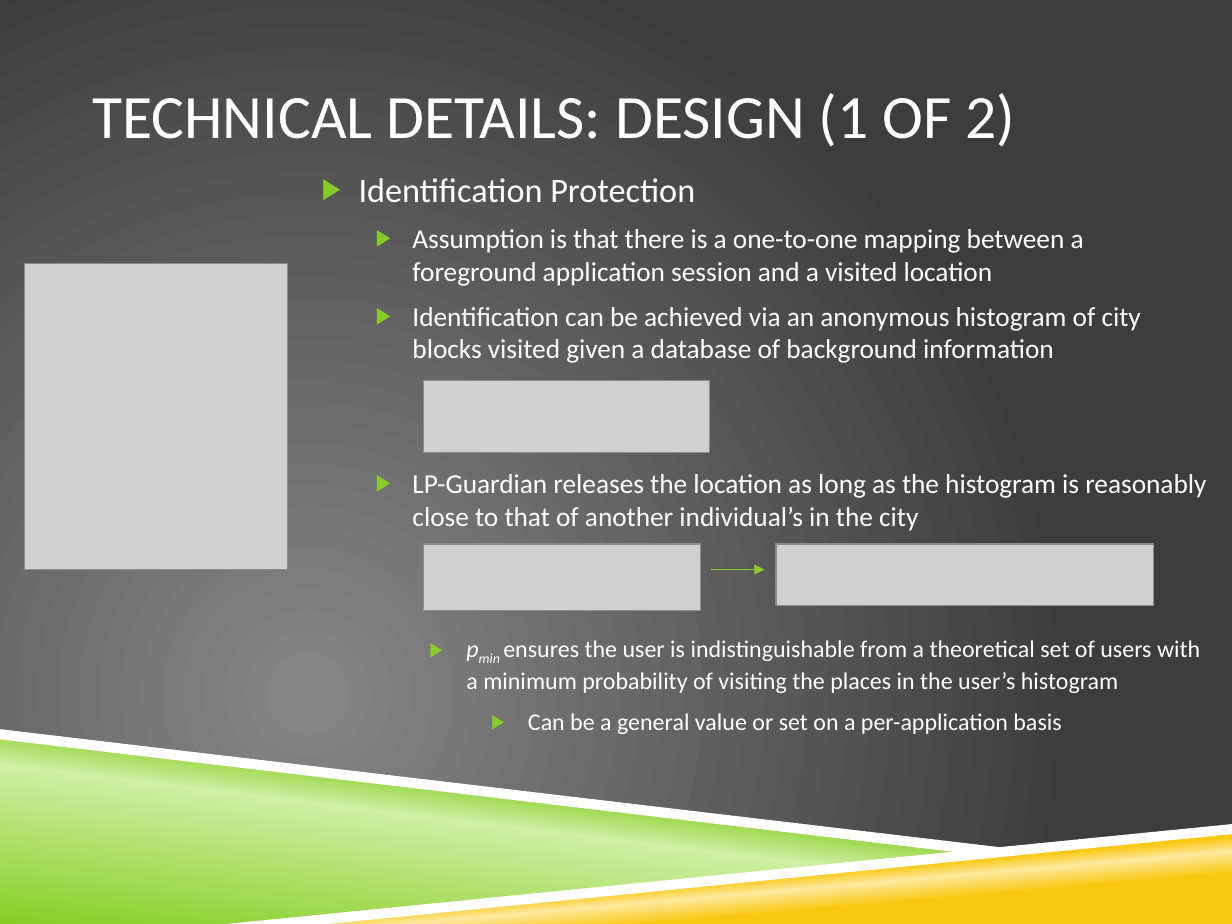
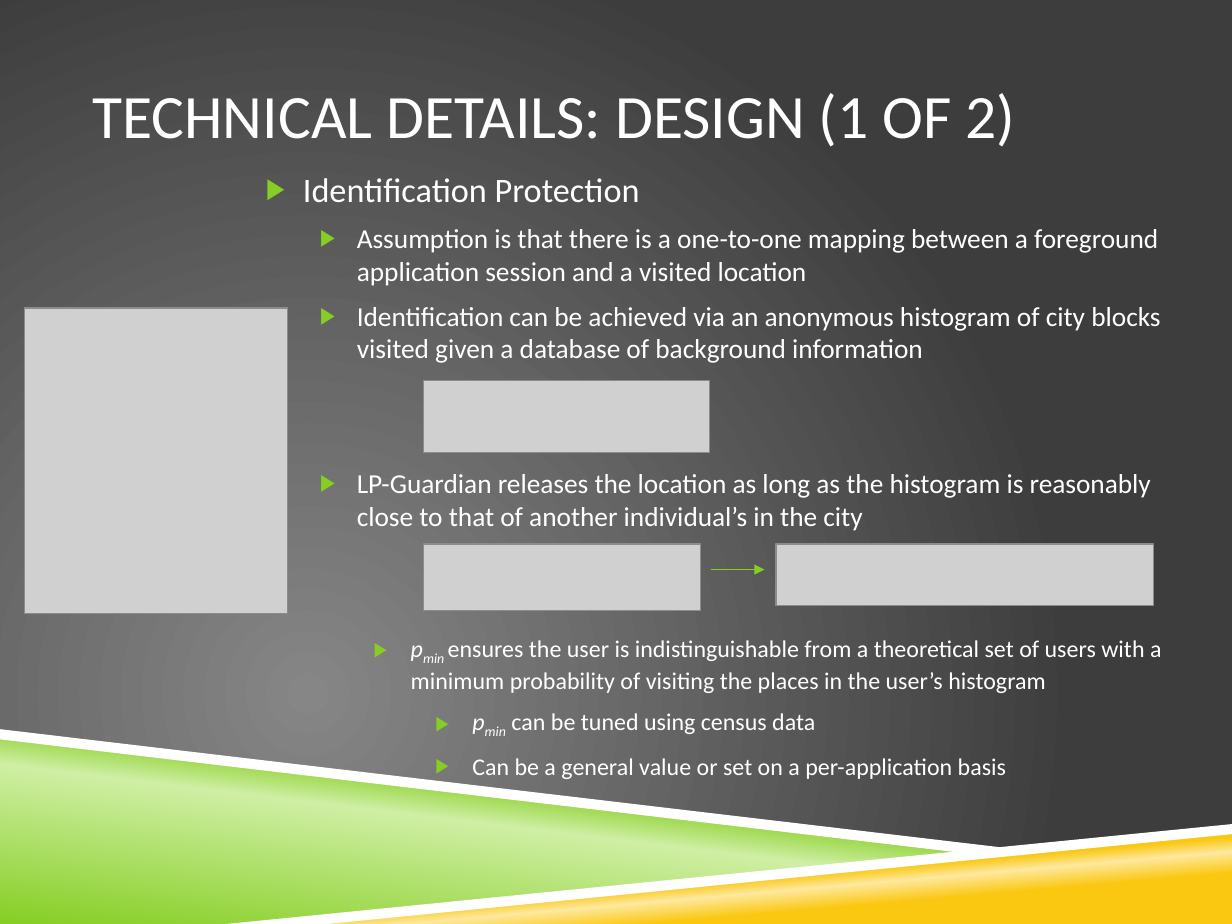
Before and after one commit to vfasburg/cse_825, a slide deck: slide 8 of PaperPresentation/Paper_Presentation_Fasburg_Reiff_Thomas.pptx (slide 7 before the commit). Drawn at 1232x924 pixels with LibreOffice and Linux fonts; fonts in the diff are those of the drawing; grey boxes stand for pictures; background and template pictures are left out. Boxes give left, top, right and bottom in pixels: in the first picture for what was removed or moved away, otherwise in the second. Text is boxed around its words. In the diff, an @@ line names an element or a change of style, - is before the commit and + after.

```diff
--- a/PaperPresentation/Paper_Presentation_Fasburg_Reiff_Thomas.pptx
+++ b/PaperPresentation/Paper_Presentation_Fasburg_Reiff_Thomas.pptx
@@ text "Identification Protection": place and size @@
-text "Identification Protection" at box(359, 178, 1206, 734)
+text "Identification Protection" at box(303, 178, 1161, 779)
@@ picture: place and size @@
-picture at box(25, 264, 288, 569)
+picture at box(25, 308, 288, 614)
@@ text at box(511, 713, 815, 734): paragraph added @@
+      ▶ pmin can be tuned using census data
```
Also in this commit, not shown: 3 other slides changed, 1 slide added.
